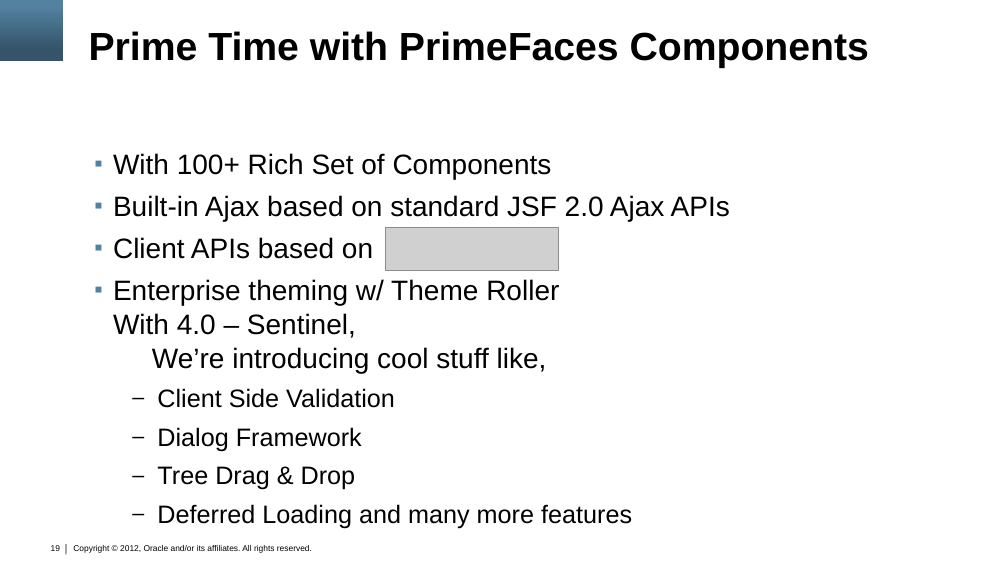
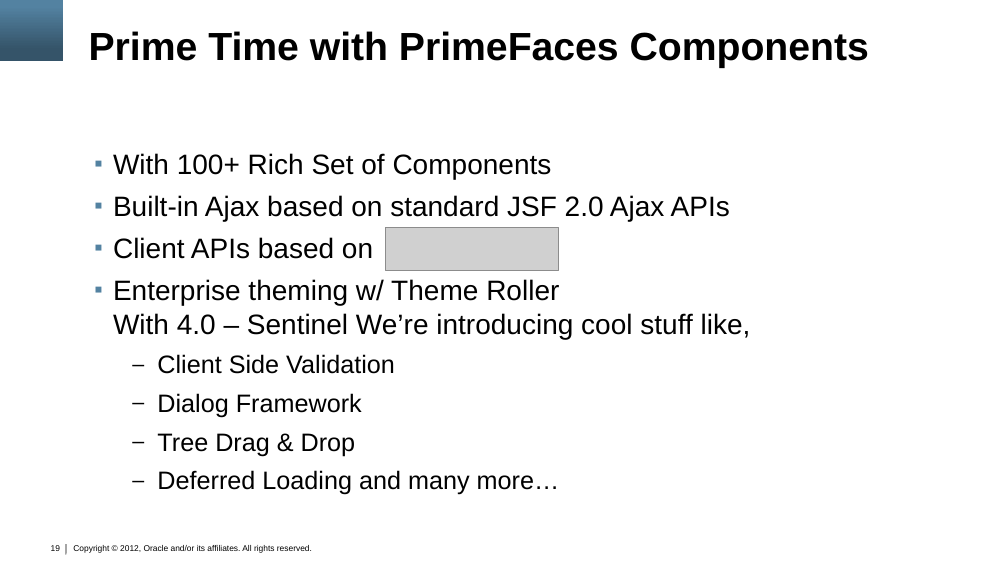
Before and after one commit to marfous/j1demo-pf, a slide deck: slide 19 of con3638.pptx. Drawn at 1008x567 pixels with LibreOffice and Linux fonts; fonts in the diff are those of the drawing; grey boxes stand for pictures; background and template pictures are left out. Boxes give left, top, right and bottom in pixels: in the first picture for what was removed or moved away, otherwise in the second. Text is boxed around its words. In the diff, an @@ line names an element or a change of style, - is before the commit and + after.

```diff
--- a/con3638.pptx
+++ b/con3638.pptx
@@ text at <box>113,279,751,339</box>: text changed @@
-▪ Enterprise theming w/ Theme Roller
-  With 4.0 – Sentinel,
-  We’re introducing cool stuff like,
+▪ Enterprise theming w/ Theme Roller
+  With 4.0 – Sentinel We’re introducing cool stuff like,
@@ text at <box>157,470,560,495</box>: text changed @@
-  – Deferred Loading and many more features
+  – Deferred Loading and many more…
```
Also in this commit, not shown: 1 other slide changed.
